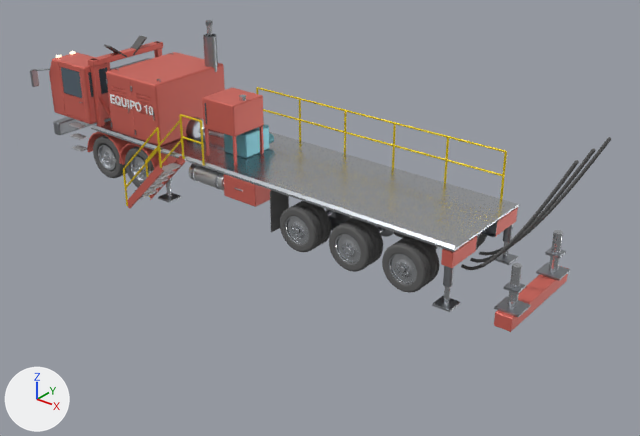
The glTF model public/models/rig10/sk575_carrier.glb as it was, and as the next commit left it.
Camera for both pictures: a 50 mm camera at (4.3, -14.33, 9.12) aimed at (-6.26, -1.13, 0.94). The axes (+X, +Y, +Z) are drawn at lower left. The lights are the same throughout. The first picture is the older version. Where no turn or scale is listed for an object, it has been applied to the vertices.

Names of what the first picture shows: 'sk575_cabina_rojo', 'sk575_cabina_vidrio', 'sk575_carrier_acero', 'sk575_carrier_acero_oscuro', 'sk575_carrier_amarillo', 'sk575_carrier_azul', 'sk575_carrier_goma', 'sk575_carrier_rojo', 'sk575_motor_acero_oscuro', 'sk575_motor_rojo' and 6 more.
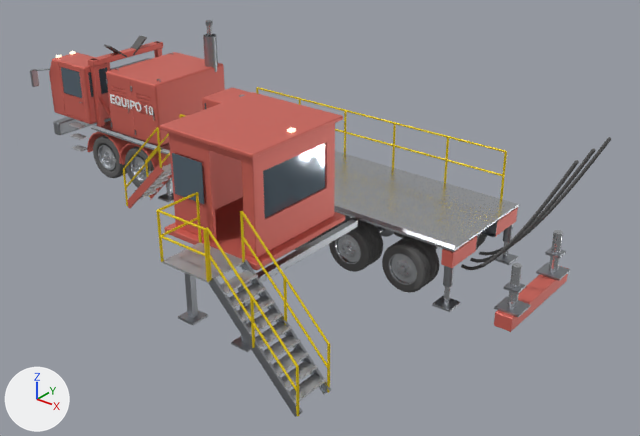
Diff of the bpy script that builds the scene:
```diff
--- a/public/models/rig10/sk575_carrier.glb.py
+++ b/public/models/rig10/sk575_carrier.glb.py
@@ me_sk575_casilla_vidrio @@
+me_sk575_casilla_vidrio.from_pydata(...)  # a box spanning x 0.91..0.93, y -0.8..0.88, z -0.44..0.44; a box spanning x -0.93..-0.2, y -1.11..-1.09, z -0.39..0.39; a box spanning x -0.63..0.6, y 1.09..1.11, z -0.39..0.39
+me_sk575_casilla_vidrio.materials.append(mat_sk575_carrier_vidrio)  # greyish blue #5c6c78
@@ me_sk575_casilla_rojo @@
+me_sk575_casilla_rojo.from_pydata(...)  # 1515 vertices, 3026 faces; spans x -1.15..1.15, y -1.25..1.25, z -1.05..1.05
+me_sk575_casilla_rojo.materials.append(mat_sk575_carrier_rojo)  # red #da6c60
@@ me_sk575_casilla_grating @@
+me_sk575_casilla_grating.from_pydata(...)  # 80 vertices, 120 faces; spans x -1.45..1.45, y -0.45..0.45, z -0.83..0.83
+me_sk575_casilla_grating.materials.append(mat_sk575_carrier_grating)  # light grey #c4c7ca
@@ me_sk575_casilla_amarillo @@
+me_sk575_casilla_amarillo.from_pydata(...)  # 1164 vertices, 2268 faces; spans x -1.5..1.5, y -0.47..0.47, z -1.41..1.41
+me_sk575_casilla_amarillo.materials.append(mat_sk575_carrier_amarillo)  # yellow #f1d200
@@ me_sk575_casilla_acero_oscuro @@
+me_sk575_casilla_acero_oscuro.from_pydata(...)  # 80 vertices, 128 faces; spans x -1.86..1.86, y -2.13..2.13, z -0.99..0.99
+me_sk575_casilla_acero_oscuro.materials.append(mat_sk575_carrier_acero_oscuro)  # grey #a4a8ad
@@ ob_sk575_casilla_vidrio @@
+ob_sk575_casilla_vidrio = bpy.data.objects.new('sk575_casilla_vidrio', me_sk575_casilla_vidrio)
+ob_sk575_casilla_vidrio.location = (-5.89, -3.48, 2.95)
@@ ob_sk575_casilla_rojo @@
+ob_sk575_casilla_rojo = bpy.data.objects.new('sk575_casilla_rojo', me_sk575_casilla_rojo)
+ob_sk575_casilla_rojo.location = (-5.93, -3.45, 2.78)
@@ ob_sk575_casilla_grating @@
+ob_sk575_casilla_grating = bpy.data.objects.new('sk575_casilla_grating', me_sk575_casilla_grating)
+ob_sk575_casilla_grating.location = (-4.68, -5.15, 1.02)
@@ ob_sk575_casilla_amarillo @@
+ob_sk575_casilla_amarillo = bpy.data.objects.new('sk575_casilla_amarillo', me_sk575_casilla_amarillo)
+ob_sk575_casilla_amarillo.location = (-4.66, -5.15, 1.41)
@@ ob_sk575_casilla_acero_oscuro @@
+ob_sk575_casilla_acero_oscuro = bpy.data.objects.new('sk575_casilla_acero_oscuro', me_sk575_casilla_acero_oscuro)
+ob_sk575_casilla_acero_oscuro.location = (-4.97, -3.42, 0.93)
```

Boxes [x1, y1, x2, y2] around the edits, measured in the pictures (640 x 436 px):
'sk575_casilla_rojo', added (red): after [160, 92, 345, 270]
'sk575_casilla_grating', added: after [162, 243, 326, 404]
'sk575_casilla_acero_oscuro', added: after [178, 219, 358, 417]
'sk575_casilla_vidrio', added: after [172, 143, 325, 218]
'sk575_casilla_amarillo', added: after [156, 192, 330, 416]
